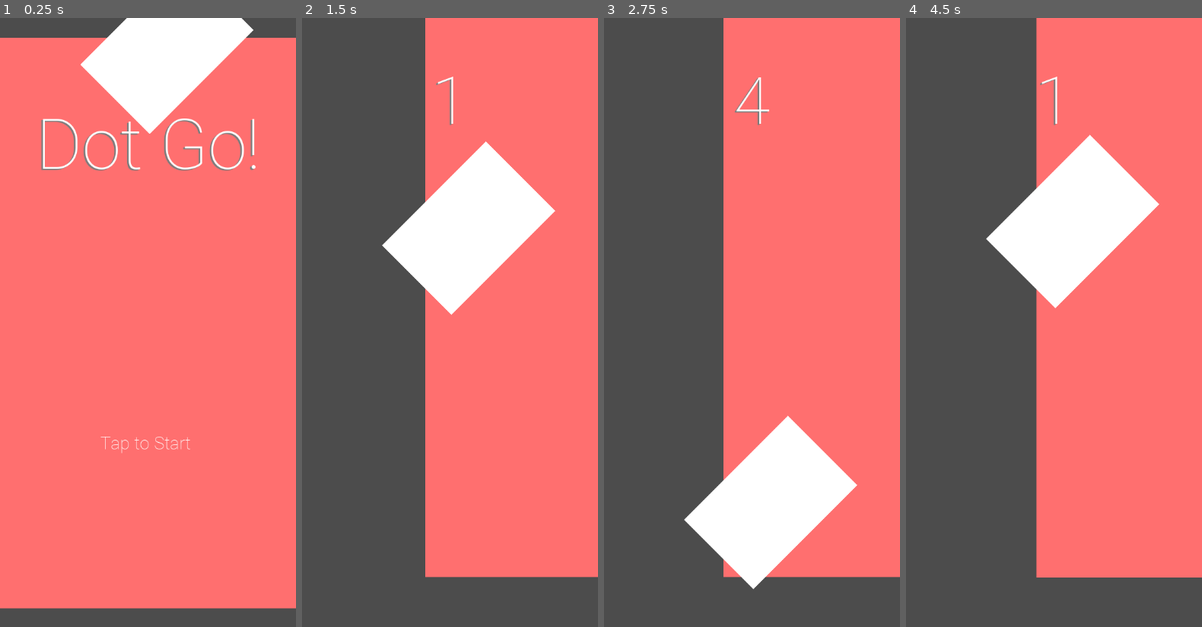
Above: before the commit, frames 1-4 (left to right).
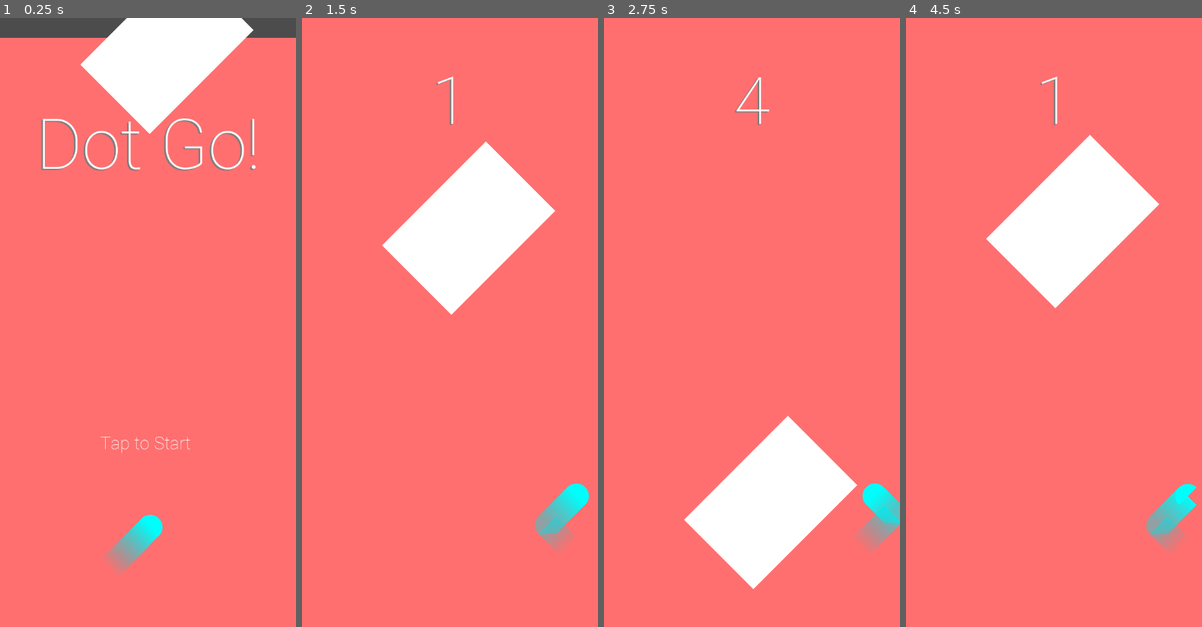
Above: after the commit, the same moments.

Repository: Arivval/Game-Project
Game: Godot game, scene res://main_scene.tscn
Two runs of this game, one before a commit and one after it. Both use one fixed random seed, a clock stepped at 60 frames per second and the inputs below.
Inputs (mouse positions are in pixels of both pictures, inside the frame that each line leads up to):
- Up to frame 1 (0.25 s): no input
- Up to frame 2 (1.5 s): click "Tap to Start" at 0.5 s; tap Space (switch_direction) at 1.35 s
- Up to frame 3 (2.75 s): tap Space (switch_direction) at 2.1 s
- Up to frame 4 (4.5 s): tap Space (switch_direction) at 2.85, 4.35 s; click (1119, 352) at 3.5 s

The runs differ from the first frame. In frame 1, 4.0% of the frame differs, in the area x 0-100%, y 81-100%; in frame 2, 46%; in frame 3, 45%; in frame 4, 48%, in the area x 0-100%, y 0-100%.

Commit message:
added script to make background to move along with the camera; reformatted some code

Diff:
--- a/CanvasLayer.gd
+++ b/CanvasLayer.gd
@@ -21,38 +21,46 @@
 signal back_signal
 
 
+
 func set_score(score):
 	$score_label.text = str(score)
 	$score_label_shadow.text = str(score)
+
 
 func hide_start_screen():
 	$title/title_text.hide()
 	$title/title_text_shadow.hide()
 	$start_button.hide()
 
+
 func show_start_screen():
 	$title/title_text.show()
 	$title/title_text_shadow.show()
 	$start_button.show()
 
+
 func hide_in_game_screen():
 	$score_label.hide()
 	$score_label_shadow.hide()
 
+
 func show_in_game_screen():
 	$score_label.show()
 	$score_label_shadow.show()
+
 
 func set_end_screen_score(score):
 	var score_text = 'Score: ' + str(score)
 	$end_game/end_game_text.text = score_text
 	$end_game/end_game_text_shadow.text = score_text
 
+
 func show_end_screen():
 	$restart_button.show()
 	$back_button.show()
 	$end_game/end_game_text.show()
 	$end_game/end_game_text_shadow.show()
+
 
 func hide_end_screen():
 	$restart_button.hide()
@@ -64,8 +72,10 @@
 func _ready():
 	pass
 
+
 func _process(delta):
 	pass
+
 
 func _on_start_button_button_down():
 	emit_signal('start_signal')
@@ -74,5 +84,6 @@
 func _on_restart_button_pressed():
 	emit_signal('restart_signal')
 
+
 func _on_back_button_pressed():
 	emit_signal('back_signal')
--- a/Main.gd
+++ b/Main.gd
@@ -17,6 +17,14 @@
 extends Node2D
 
 var score
+var player_node
+var left_wall_node
+var right_wall_node
+var background_node
+var player_init_position
+var wall_init_position
+var background_init_position
+
 
 func start_game():
 	score = 0
@@ -26,6 +34,7 @@
 	$Timer.start()
 	$Player.start_game()
 
+
 func end_game():
 	$Timer.stop()
 	$Player.end_game()
@@ -33,21 +42,43 @@
 	$CanvasLayer.set_end_screen_score(score)
 	$CanvasLayer.show_end_screen()
 
+
 func restart_game():
 	$Player.reset_dot_position()
 	$CanvasLayer.hide_end_screen()
 	start_game()
+
 
 func to_main_screen():
 	$Player.reset_dot_position()
 	$CanvasLayer.hide_end_screen()
 	$CanvasLayer.show_start_screen()
 
+
+# since our camera is locked on the player, we also need to move the
+# background along with the player to make the map seem infinite
+func sync_player_background_y():
+	var y_delta = player_node.position.y - player_init_position.y
+	left_wall_node.position.y = wall_init_position.y + y_delta
+	right_wall_node.position.y = wall_init_position.y + y_delta
+	background_node.rect_position.y = background_init_position.y + y_delta
+
+
 func _ready():
-	pass
+	# to save time, find node is only executed once
+	player_node = $Player
+	left_wall_node = $ReflectiveWallLeft
+	right_wall_node = $ReflectiveWallRight
+	background_node = $ColorRect
+
+	player_init_position = player_node.position
+	wall_init_position = left_wall_node.position
+	background_init_position = background_node.rect_position
+
 
 func _process(delta):
-	pass
+	sync_player_background_y()
+
 
 func _on_Timer_timeout():
 	score += 1
--- a/Player.gd
+++ b/Player.gd
@@ -40,15 +40,18 @@
 	velocity_vector = Vector2(400, -400)
 	started = true
 
+
 func end_game():
 	velocity_vector = Vector2(0, 0)
 	started = false
+
 
 func switch_direction():
 	moving_right = !moving_right
 	velocity_vector.x *= -1
 	# since player_dot is acutally a half circle, we need to flip its rotation
 	$player_dot.rotation_degrees *= -1
+
 
 # append new position into the Line2D of the trailing tail
 # while removing old point
@@ -58,27 +61,32 @@
 	if len(trailing_tail.points) > 15:
 		trailing_tail.remove_point(15)
 
+
 # recover the position for dot and tail saved in initial_position
 # and initial_tail_points
 func reset_dot_position():
 	position = initial_position
 	trailing_tail.points = initial_tail_points
 
+
 # callback to react to player inputs
 func _input(event):
 	if Input.is_action_just_pressed("switch_direction") and started:
 		switch_direction()
+
 
 func _ready():
 	trailing_tail = get_owner().get_node("trailing_tail")
 	initial_position = position
 	initial_tail_points = trailing_tail.points
 
+
 func _process(delta):
 	if started:
 		var position_delta = velocity_vector * delta
 		position += position_delta
 		update_tail(position_delta)
+
 
 # handle collision events with wall/obstacles
 func _on_Player_area_entered(area):
--- a/main_scene.tscn
+++ b/main_scene.tscn
@@ -42,6 +42,19 @@
 
 [node name="Node2D" type="Node2D"]
 script = ExtResource( 4 )
+
+[node name="ColorRect" type="ColorRect" parent="."]
+anchor_right = 1.0
+anchor_bottom = 1.0
+margin_left = 0.228287
+margin_right = 542.228
+margin_bottom = 1200.0
+grow_horizontal = 2
+grow_vertical = 2
+color = Color( 1, 0.439216, 0.439216, 1 )
+__meta__ = {
+"_edit_use_anchors_": false
+}
 
 [node name="trailing_tail" type="Line2D" parent="."]
 position = Vector2( 276, 892 )
@@ -72,20 +85,6 @@
 limit_right = 542
 smoothing_enabled = true
 smoothing_speed = 7.0
-
-[node name="ColorRect" type="ColorRect" parent="Player/Camera2D"]
-anchor_right = 1.0
-anchor_bottom = 1.0
-margin_left = -271.772
-margin_top = -555.0
-margin_right = 270.228
-margin_bottom = 485.0
-grow_horizontal = 2
-grow_vertical = 2
-color = Color( 1, 0.439216, 0.439216, 1 )
-__meta__ = {
-"_edit_use_anchors_": false
-}
 
 [node name="ReflectiveWallLeft" type="Area2D" parent="."]
 collision_layer = 2
